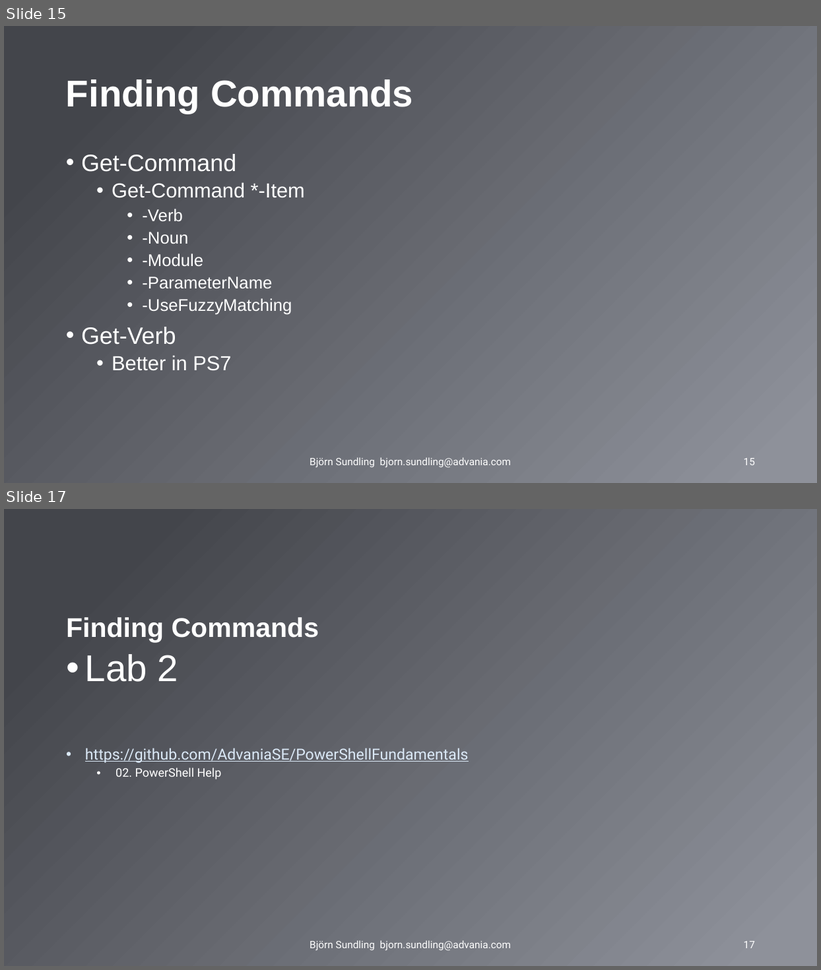
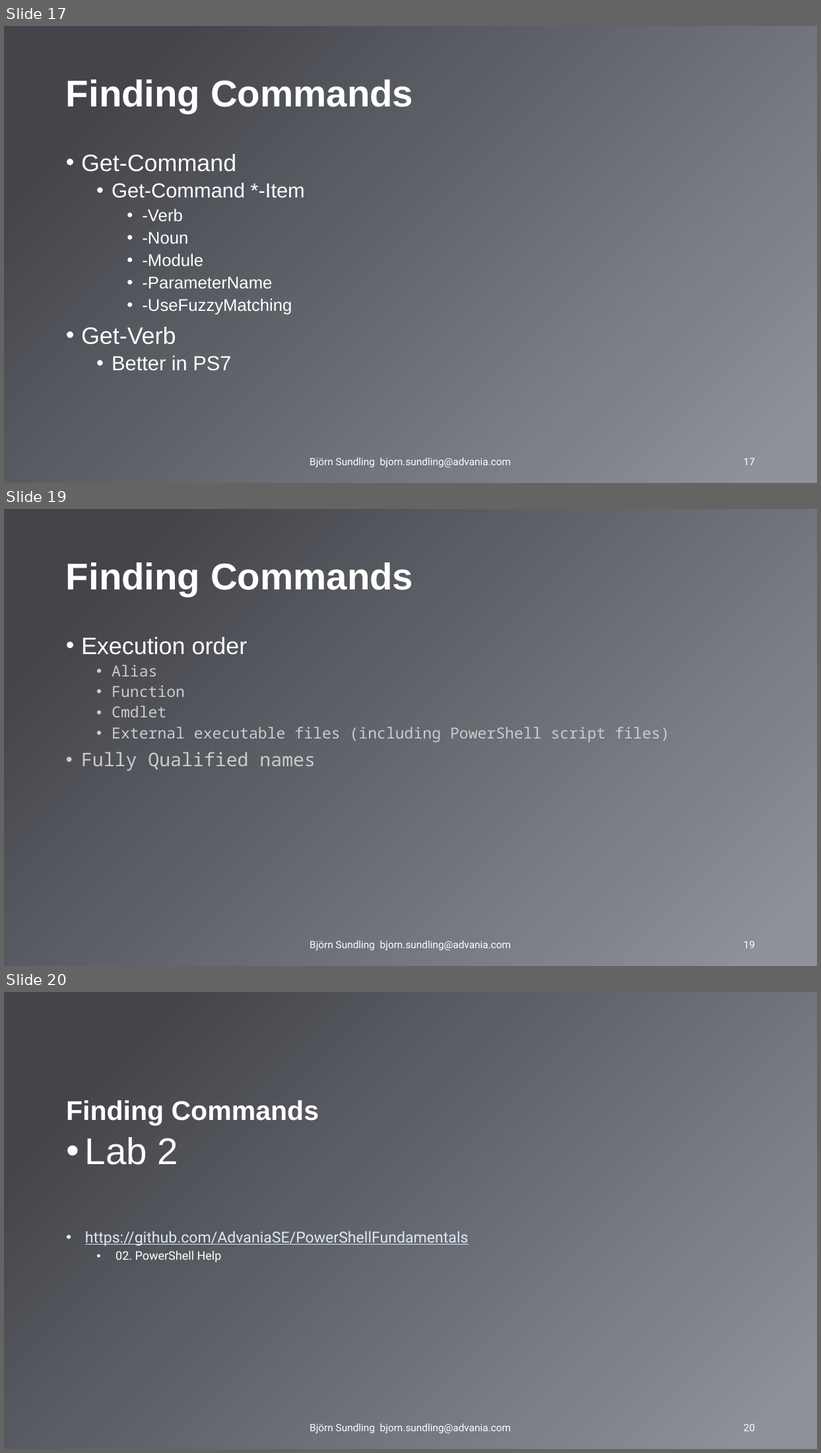
Before and after one commit to AdvaniaSE/PowerShellFundamentals, a slide deck: PowerShell Fundamentals.pptx. Shown one above the other, each under a label of ours: slides 15 and 17 before the commit, slides 17, 19 and 20 after it; the slides between them are not shown. The pictures are 821x970 and 821x1453 pixels, drawn with LibreOffice and Linux fonts; fonts in the diff are those of the drawing; background and template pictures are left out. Boxes give left, top, right and bottom in pixels: in the first picture for what was removed or moved away, otherwise in the second. Text is boxed around its words. In the diff, an @@ line names an element or a change of style, - is before the commit and + after.

```diff
--- a/PowerShell Fundamentals.pptx
+++ b/PowerShell Fundamentals.pptx
@@ slide 19 added at <box>4,509,817,966</box>, background gradient #43454B to #8E919A @@
@@ title added at <box>66,562,413,596</box>, 44 pt, text #FFFFFF, bold @@
+Finding Commands
@@ text added at <box>81,637,670,771</box>, 18 pt, text #CCCCCC @@
+• Execution order
+  • Alias
+  • Function
+  • Cmdlet
+  • External executable files (including PowerShell script files)
+• Fully Qualified names
@@ text added at <box>310,941,511,951</box>, 12 pt, text #FFFFFF @@
+Björn Sundling bjorn.sundling@advania.com
@@ page number added at <box>744,941,755,949</box>, 12 pt, text #FFFFFF @@
+19
@@ what was slide 15 is now slide 17 @@
@@ page number at <box>744,458,755,466</box>: text changed @@
-15
+17
@@ what was slide 17 is now slide 20 @@
@@ page number at <box>744,1424,755,1432</box>: text changed @@
-17
+20
```
Also in this commit, not shown: 5 slides changed, 3 other slides added.
